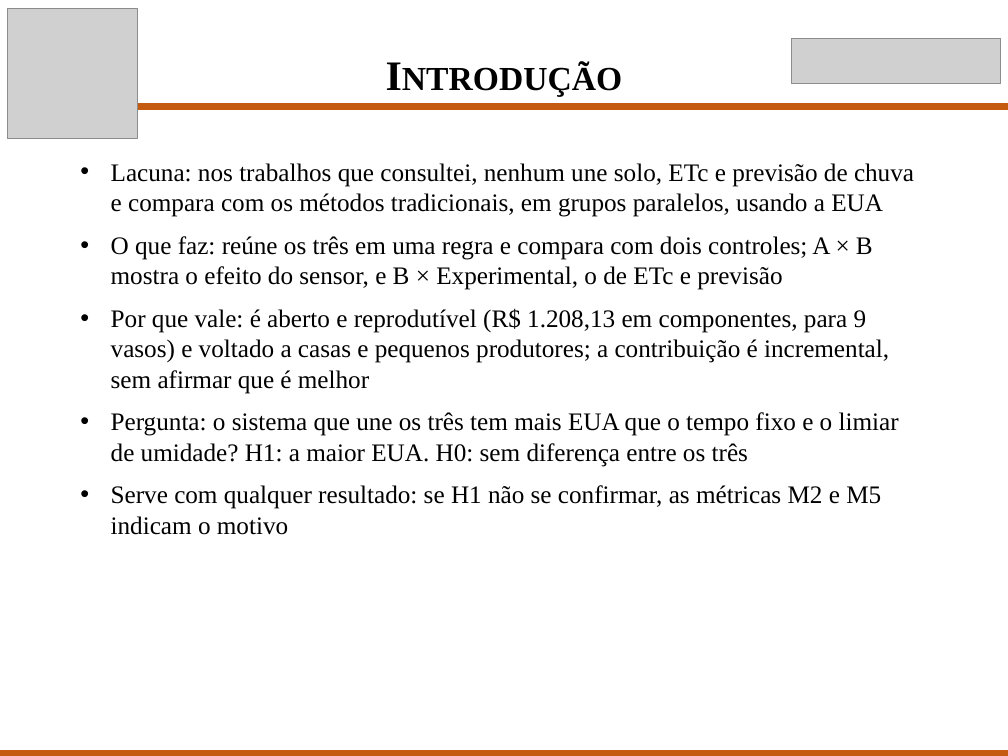
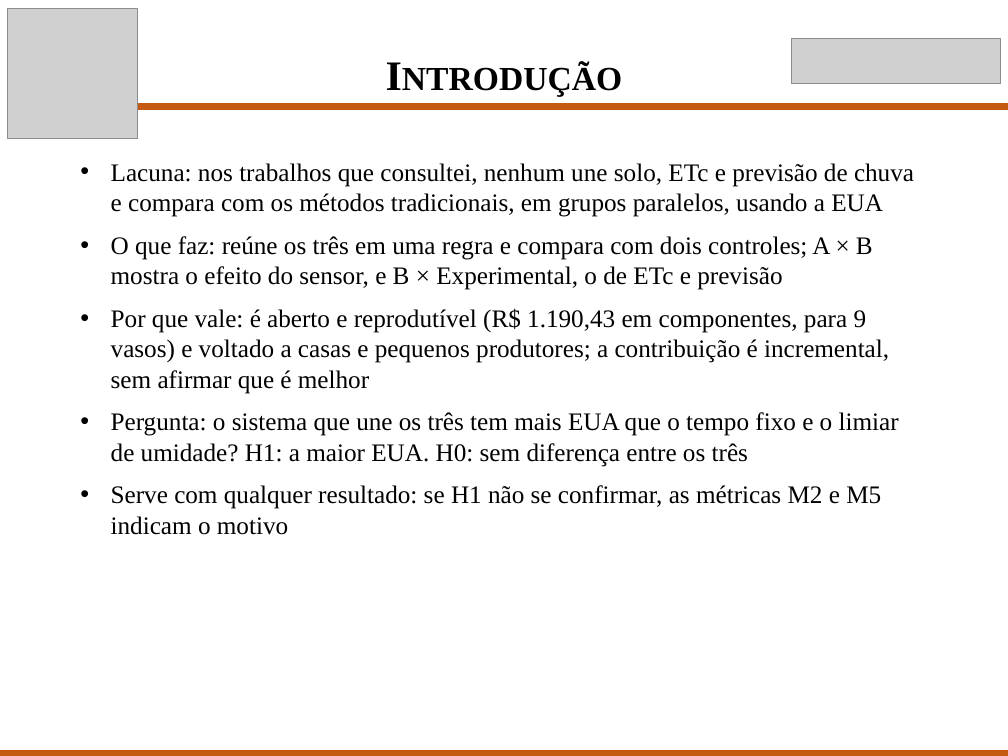
Before and after one commit to Scaglia05/irrigacao-inteligente, a slide deck: slide 4 of docs/p2/Apresentacao_TCC_P2.pptx. Drawn at 1008x756 pixels with LibreOffice and Linux fonts; fonts in the diff are those of the drawing; grey boxes stand for pictures. Boxes give left, top, right and bottom in pixels: in the first picture for what was removed or moved away, otherwise in the second. Text is boxed around its words. In the diff, an @@ line names an element or a change of style, - is before the commit and + after.

Commit message:
Orçamento: três suportes de bateria, um por caixa, e cuidados na troca
O artigo previa seis suportes de três baterias, mas a troca é feita dentro do
suporte, então bastam três. O total passa de R$ 1.208,13 para R$ 1.190,43.
O texto agora informa a alimentação USB dos carregadores e a troca das
baterias sempre em trios fechados. Slides atualizados com o novo total.

```diff
--- a/docs/p2/Apresentacao_TCC_P2.pptx
+++ b/docs/p2/Apresentacao_TCC_P2.pptx
@@ text at (111, 308, 889, 394): text changed @@
-• Por que vale: é aberto e reprodutível (R$ 1.208,13 em componentes, para 9 vasos) e voltado a casas e pequenos produtores; a contribuição é incremental, sem afirmar que é melhor
+• Por que vale: é aberto e reprodutível (R$ 1.190,43 em componentes, para 9 vasos) e voltado a casas e pequenos produtores; a contribuição é incremental, sem afirmar que é melhor
```
Also in this commit, not shown: 2 other files.
